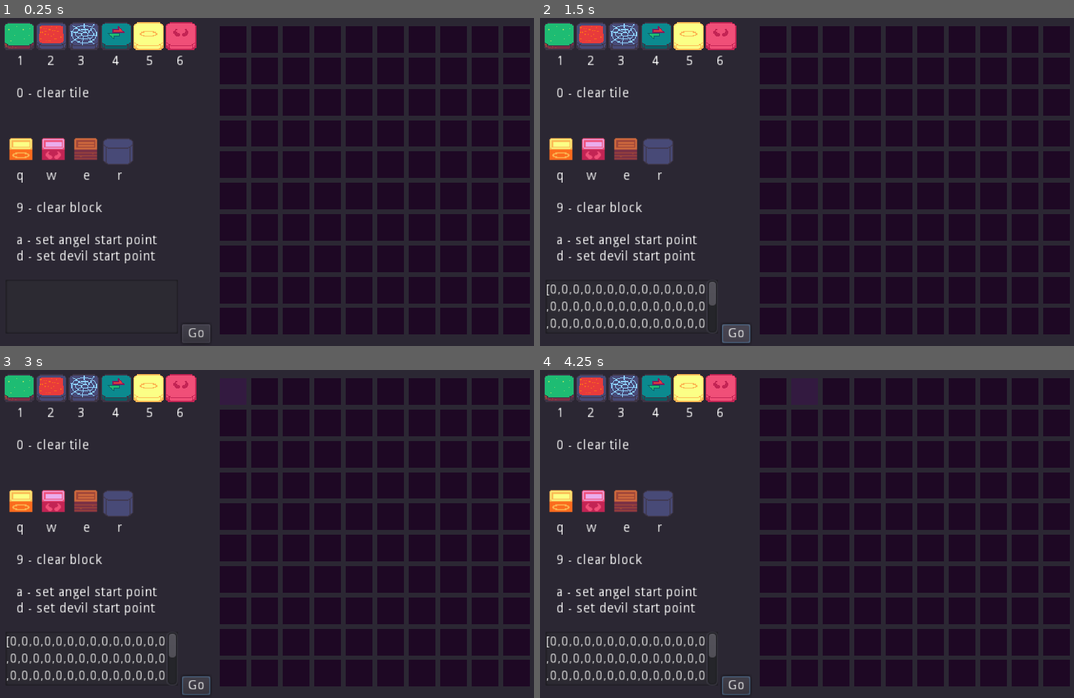
Above: before the commit, frames 1-4 (two rows, left to right).
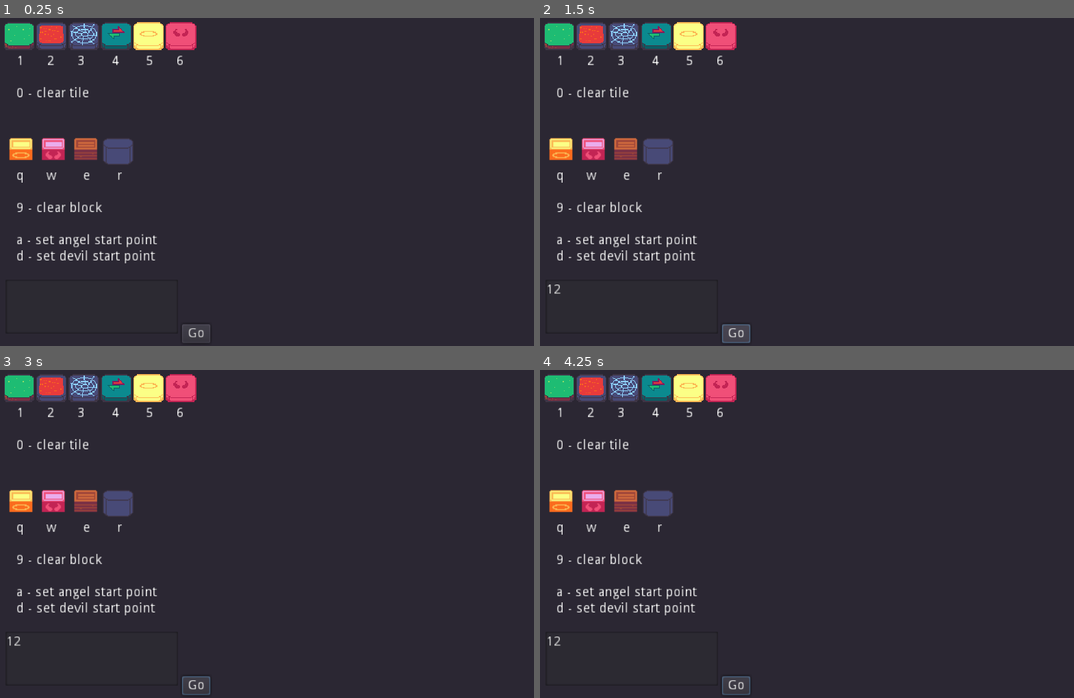
Above: after the commit, the same moments.

Repository: JRo-Robros/Angie-and-Monica
Game: Godot game, scene res://Editor.tscn
The game is run twice, just before and just after one commit, with the same random seed, the same clock (stepped at 60 frames per second) and the same inputs. This scene is started directly instead of the project's main scene.
Inputs (mouse positions are in pixels of both pictures, inside the frame that each line leads up to):
- Up to frame 1 (0.25 s): no input
- Up to frame 2 (1.5 s): click (630, 306) at 0.52 s; type "12" at 0.6 s; click "Go" at 1.25 s
- Up to frame 3 (3 s): click "Go" at 2 s; tap Enter at 2.75 s; move the mouse to (234, 392) at 2.77 s; hold Right (ui_right) from 2.78 s (still down)
- Up to frame 4 (4.25 s): tap Space at 3.5 s; move the mouse to (807, 392) at 3.52 s; release Right (ui_right) at 3.53 s; hold Down (ui_down) from 3.53 s (still down)

The runs differ from the first frame. In frame 1, 41% of the frame differs, in the area x 41-100%, y 2-97%; in frame 2, 42%, in the area x 1-100%, y 2-97%; in frame 3, 41%; in frame 4, 41%.
Error after the commit: Parse Error: The identifier "angel" isn't declared in the current scope. (res://Scripts/Editor.gd:65)

Commit message:
Updated Editor Script With Reverse Population

Diff:
--- a/Scripts/Editor.gd
+++ b/Scripts/Editor.gd
@@ -1,9 +1,8 @@
 extends Node2D
 
-onready var angel = $Angel
-onready var devil = $Devil
 
 var tiles = []
+var editTiles = []
 var blocks = {}
 var angel_origin:=Vector2.ZERO
 var devil_origin:=Vector2.ZERO
@@ -11,7 +10,6 @@
 var levelDesc := "Description"
 var parMoves := 15
 var parTime := 300
-
 
 var tile := preload('res://EditTile.tscn')
 
@@ -26,14 +24,13 @@
 		a.position.x = (i % 10) * 33 + 250
 		a.position.y = (i / 10) * 33 + 27
 		add_child(a)
+		editTiles.push_back(a)
 
 func set_angel_origin(coord:Vector2):
 	angel_origin = coord
-	angel.position = Vector2(coord.x * 33 + 250, coord.y * 34 + 20)
 
 func set_devil_origin(coord:Vector2):
 	devil_origin = coord
-	devil.position = Vector2(coord.x * 33 + 250, coord.y * 34 + 20)
 
 func add_rem_block(coord, type):
 	var key = str(coord)
@@ -63,3 +60,38 @@
 	output.push_back(levelName)
 
 	$Output.text = JSON.print(output)
+
+func initialize_level(_levelData:Array) -> void:
+	angel.reset()
+	devil.reset()
+	for i in get_children():
+		i.queue_free()
+	_levelData.pop_back()
+	_levelData.pop_back()
+	var moves = _levelData.pop_back()
+	var time = _levelData.pop_back()
+	var angelOrigin = Vector2(_levelData.pop_back(),_levelData.pop_back())
+	var devilOrigin = Vector2(_levelData.pop_back(),_levelData.pop_back())
+	for i in 100:
+		var a = tile.instance()
+		a.position.x = (i % 10) * 33
+		a.position.y = (i / 10) * 33 + 33
+		a.type = _levelData.pop_back()
+		add_child(a)
+
+	while _levelData.size() > 0:
+		var bType = _levelData.pop_back()
+		# ind = x + (y*10)
+		var etInd = _levelData.pop_back() + (_levelData.pop_back() * 10)
+		editTiles[etInd]._set_block_type(bType+1)
+
+		#var b = block.instance()
+		#b.blockType = _levelData.pop_back()
+		#b.position = Vector2((33 * _levelData.pop_back()), (33 * _levelData.pop_back()) + 33)
+		#add_child(b)
+
+	angel.position = Vector2(position.x + (33 * angelOrigin.x), position.y + 33 + (33 * angelOrigin.y))
+	devil.position = Vector2(position.x + (33 * devilOrigin.x), position.y + 33 + (33 * devilOrigin.y))
+
+	emit_signal("level_initialized")
+	return
